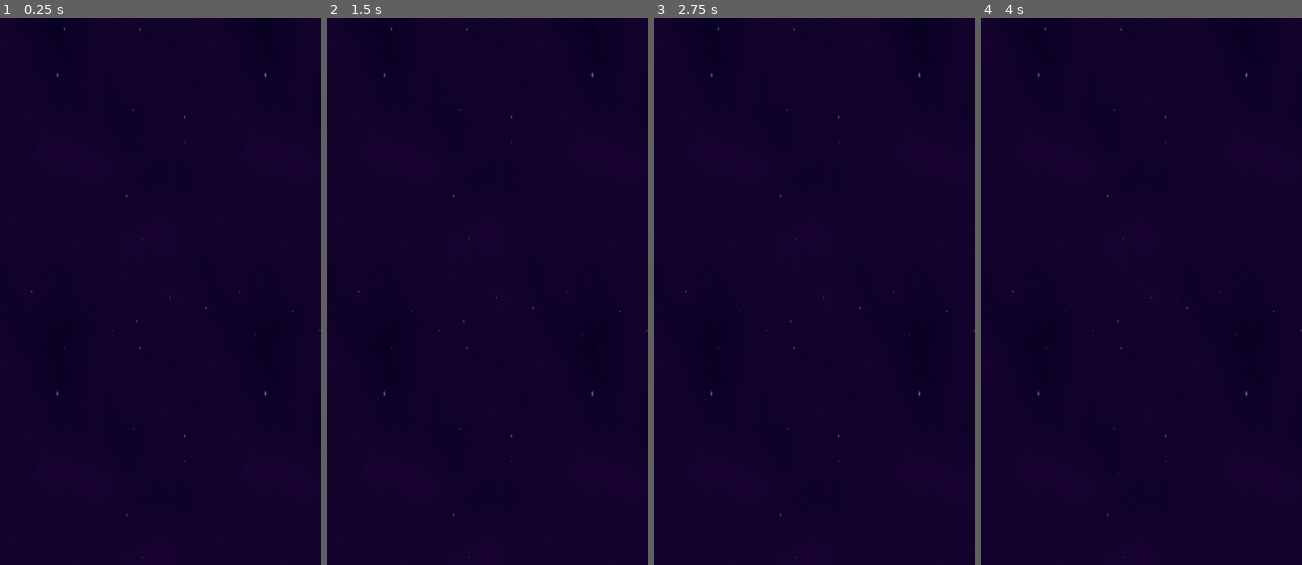
Above: before the commit, frames 1-4 (left to right).
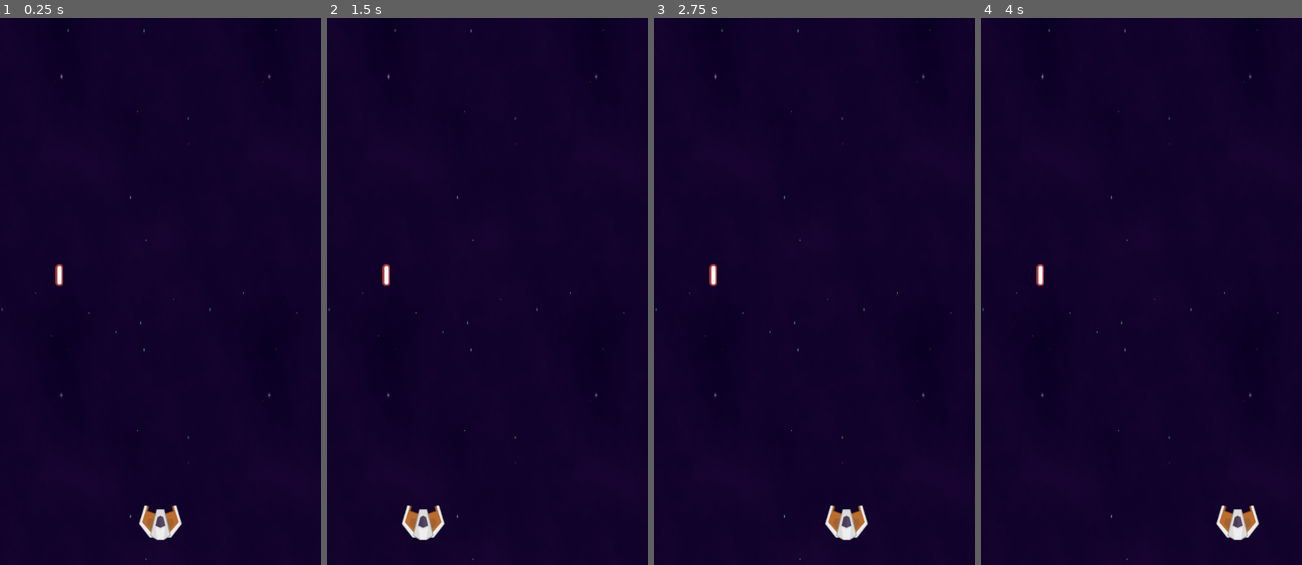
Above: after the commit, the same moments.

Repository: seriouscatsoserious/Godot-2D-Shmup
Game: Godot game, scene res://main.tscn
Two runs of this game, one before a commit and one after it. Both use one fixed random seed, a clock stepped at 60 frames per second and the inputs below.
Inputs (mouse positions are in pixels of both pictures, inside the frame that each line leads up to):
- Up to frame 1 (0.25 s): no input
- Up to frame 2 (1.5 s): tap Enter at 0.5 s; move the mouse to (558, 275) at 0.52 s; tap Space at 1.25 s; move the mouse to (423, 335) at 1.27 s
- Up to frame 3 (2.75 s): tap Enter at 2 s; move the mouse to (846, 176) at 2.02 s
- Up to frame 4 (4 s): tap Space at 2.75 s; move the mouse to (1125, 417) at 2.77 s; tap Enter at 3.5 s; move the mouse to (1237, 389) at 3.52 s

The runs differ from the first frame. In frame 1, 0.8% of the frame differs, in the area x 0-100%, y 1-100%; in frame 2, 0.8%; in frame 3, 0.8%; in frame 4, 0.8%.

Commit message:
Add basic movement script for Player ship

Diff:
--- /dev/null
+++ b/Player.gd
@@ -0,0 +1,7 @@
+extends Node2D
+
+func _process(delta):
+	#print("This happens every moment of the game")
+
+	var mouse_pos = get_global_mouse_position()
+	position.x = mouse_pos.x
--- a/main.tscn
+++ b/main.tscn
@@ -1,10 +1,30 @@
-[gd_scene load_steps=2 format=3 uid="uid://ceuhjplogmfs"]
+[gd_scene load_steps=5 format=3 uid="uid://ceuhjplogmfs"]
 
 [ext_resource type="Texture2D" uid="uid://bcjglpobeujde" path="res://assets/back.png" id="1_1ox5p"]
+[ext_resource type="Script" path="res://Player.gd" id="2_yfn6u"]
+[ext_resource type="Texture2D" uid="uid://cusnbv430aomn" path="res://assets/PNG/Enemies/enemyRed3.png" id="3_si7tq"]
+[ext_resource type="Texture2D" uid="uid://y18scjpier4o" path="res://assets/PNG/Lasers/laserRed04.png" id="4_86m8a"]
 
-[node name="Node2D" type="Node2D"]
+[node name="Main" type="Node2D"]
 
-[node name="Back" type="Sprite2D" parent="."]
-position = Vector2(266.5, 480.5)
+[node name="SpaceBackground" type="Sprite2D" parent="."]
+position = Vector2(273, 483)
 scale = Vector2(0.341309, 0.695964)
 texture = ExtResource("1_1ox5p")
+metadata/_edit_lock_ = true
+
+[node name="Player" type="Node2D" parent="."]
+position = Vector2(283, 846)
+script = ExtResource("2_yfn6u")
+metadata/_edit_group_ = true
+
+[node name="ShipGraphic" type="Sprite2D" parent="Player"]
+scale = Vector2(0.7, 0.7)
+texture = ExtResource("3_si7tq")
+flip_v = true
+
+[node name="Laser" type="Node2D" parent="."]
+position = Vector2(100, 431)
+
+[node name="LaserGraphic" type="Sprite2D" parent="Laser"]
+texture = ExtResource("4_86m8a")
